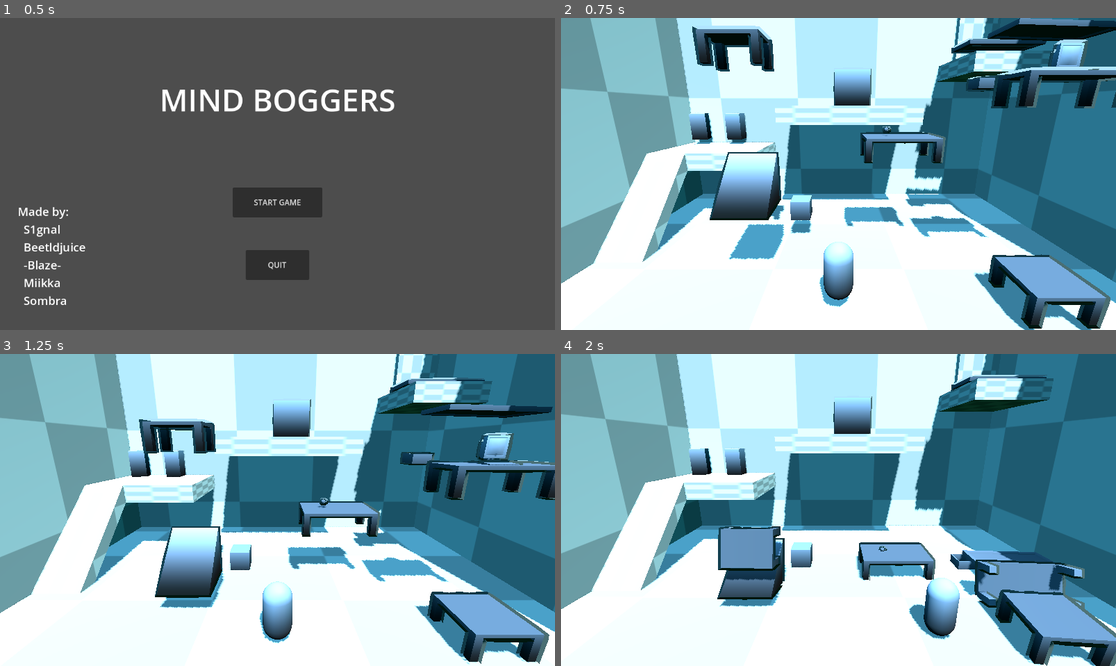
Above: before the commit, frames 1-4 (two rows, left to right).
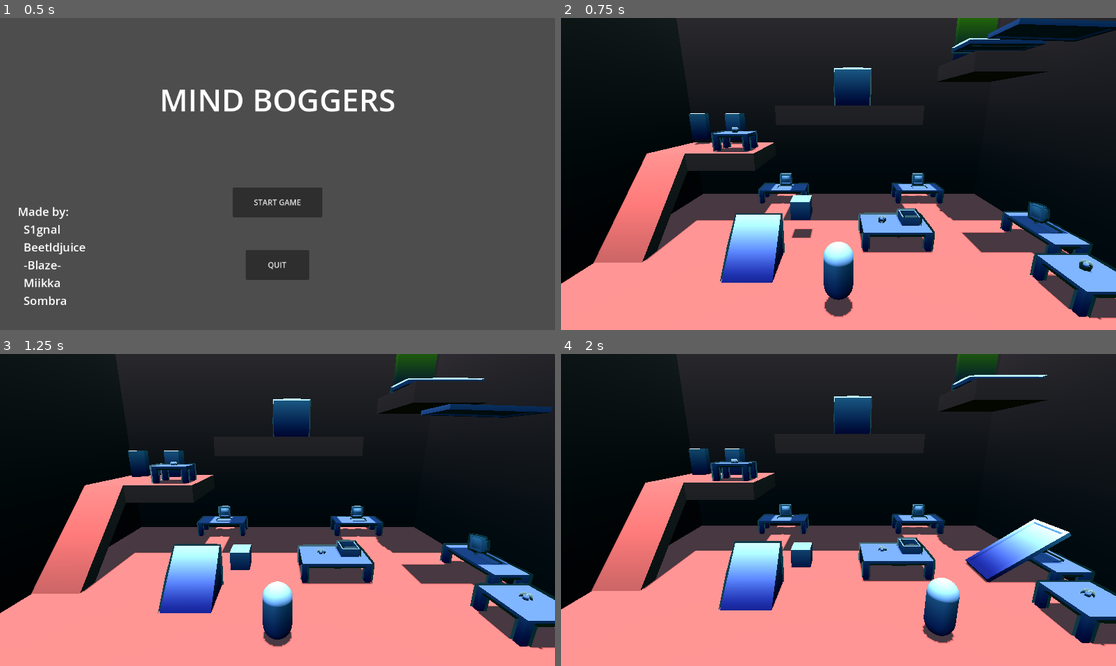
Above: after the commit, the same moments.

Repository: BernardoFPereira/crossing-latidudes_2025
Game: Godot game, scene res://MainMenu.tscn
The game is run twice, just before and just after one commit, with the same random seed, the same clock (stepped at 60 frames per second) and the same inputs.
Inputs (mouse positions are in pixels of both pictures, inside the frame that each line leads up to):
- Up to frame 1 (0.5 s): no input
- Up to frame 2 (0.75 s): click "START GAME" at 0.5 s
- Up to frame 3 (1.25 s): no input
- Up to frame 4 (2 s): move the mouse to (960, 494) at 1.27 s; hold D (move_right) from 1.28 s (still down); tap Space (lift_object) at 1.35 s

Frame 1 is identical in both runs. In frame 2, 97% of the frame differs, in the area x 0-100%, y 0-100%; in frame 3, 98%; in frame 4, 99%.

Commit message:
Level Design v1

Diff:
--- a/Mat_Gradient.tres
+++ b/Mat_Gradient.tres
@@ -5,7 +5,7 @@
 [resource]
 render_priority = 0
 shader = ExtResource("1_rsdlt")
-shader_parameter/color_bottom = Color(0, 0, 0, 1)
+shader_parameter/color_bottom = Color(0, 0, 0.352941, 1)
 shader_parameter/color_top = Color(0.767848, 0.845673, 1, 1)
 shader_parameter/min_height = -1.0
 shader_parameter/max_height = 1.0
--- /dev/null
+++ b/Mat_Gradient_Door.tres
@@ -0,0 +1,11 @@
+[gd_resource type="ShaderMaterial" load_steps=2 format=3 uid="uid://bjr6iqhnu2h6k"]
+
+[ext_resource type="Shader" uid="uid://d2srk2co8x38o" path="res://ShdGradient.gdshader" id="1_k3wua"]
+
+[resource]
+render_priority = 0
+shader = ExtResource("1_k3wua")
+shader_parameter/color_bottom = Color(0, 0, 0.498039, 1)
+shader_parameter/color_top = Color(1, 1, 0, 1)
+shader_parameter/min_height = -2.0
+shader_parameter/max_height = 1.0
--- /dev/null
+++ b/Mat_Gradient_Ground.tres
@@ -0,0 +1,11 @@
+[gd_resource type="ShaderMaterial" load_steps=2 format=3 uid="uid://48he73bkx51t"]
+
+[ext_resource type="Shader" uid="uid://d2srk2co8x38o" path="res://ShdGradient.gdshader" id="1_n03ym"]
+
+[resource]
+render_priority = 0
+shader = ExtResource("1_n03ym")
+shader_parameter/color_bottom = Color(0, 0, 0, 1)
+shader_parameter/color_top = Color(1, 0.360784, 0.317647, 1)
+shader_parameter/min_height = -10.0
+shader_parameter/max_height = 1.0
--- a/level.tscn
+++ b/level.tscn
@@ -1,12 +1,12 @@
-[gd_scene load_steps=48 format=4 uid="uid://cmimn1y5jvm0l"]
+[gd_scene load_steps=47 format=4 uid="uid://cmimn1y5jvm0l"]
 
 [ext_resource type="Script" uid="uid://qf3yjae6so34" path="res://level.gd" id="1_n6hdu"]
 [ext_resource type="Script" uid="uid://dklv762g16xd7" path="res://player.gd" id="1_u52ul"]
 [ext_resource type="Script" uid="uid://b1kfpqn8cmhhl" path="res://character_rig.gd" id="1_vonw3"]
-[ext_resource type="Texture2D" uid="uid://6yn125w6x1es" path="res://CrossingLatitudes3DAssets_Checker.png" id="3_4c15r"]
+[ext_resource type="Material" uid="uid://48he73bkx51t" path="res://Mat_Gradient_Ground.tres" id="2_ait7k"]
+[ext_resource type="Material" uid="uid://bjr6iqhnu2h6k" path="res://Mat_Gradient_Door.tres" id="3_ait7k"]
 [ext_resource type="Script" uid="uid://3gpcnxge0j63" path="res://posessable.gd" id="3_oi3di"]
 [ext_resource type="ArrayMesh" uid="uid://bm3wpcikwab8u" path="res://3D Assets/CL3D_Door.obj" id="4_f2txt"]
-[ext_resource type="Material" uid="uid://dor6v3tff8rb6" path="res://3D Assets/MatChecker.tres" id="5_1ainy"]
 [ext_resource type="Material" uid="uid://7tdhwampti3o" path="res://Mat_Gradient.tres" id="6_ait7k"]
 [ext_resource type="PackedScene" uid="uid://be4xjuh7q06d2" path="res://BasePossessable2.tscn" id="7_n6hdu"]
 [ext_resource type="ArrayMesh" uid="uid://6d06ibgv35mv" path="res://3D Assets/CL3D_BaseCube.obj" id="9_ait7k"]
@@ -23,9 +23,6 @@
 [sub_resource type="BoxShape3D" id="BoxShape3D_1ainy"]
 size = Vector3(22, 12, 1)
 
-[sub_resource type="StandardMaterial3D" id="StandardMaterial3D_aoqsc"]
-albedo_texture = ExtResource("3_4c15r")
-
 [sub_resource type="CapsuleShape3D" id="CapsuleShape3D_vonw3"]
 
 [sub_resource type="CapsuleMesh" id="CapsuleMesh_oi3di"]
@@ -147,55 +144,56 @@
 
 [node name="CSGBox3D" type="CSGBox3D" parent="Blocks"]
 transform = Transform3D(1, 0, 0, 0, 1, 0, 0, 0, 1, 0, -0.4, -0.468506)
-material_override = ExtResource("5_1ainy")
+material_override = ExtResource("2_ait7k")
 use_collision = true
 size = Vector3(22, 1, 16.937)
 
 [node name="CSGBox3D5" type="CSGBox3D" parent="Blocks"]
 transform = Transform3D(1, 0, 0, 0, 1, 0, 0, 0, 1, 11.0652, 10.0101, 0.238042)
-material_override = ExtResource("5_1ainy")
+material_override = ExtResource("2_ait7k")
 use_collision = true
 size = Vector3(0.381836, 21, 16.9276)
 
 [node name="CSGBox3D6" type="CSGBox3D" parent="Blocks"]
 transform = Transform3D(1, 0, 0, 0, 1, 0, 0, 0, 1, -11.02, 10.0833, 0.719632)
-material_override = ExtResource("5_1ainy")
+material_override = ExtResource("2_ait7k")
 use_collision = true
 size = Vector3(0.381836, 21, 17.0927)
 
 [node name="CSGBox3D7" type="CSGBox3D" parent="Blocks"]
 transform = Transform3D(-4.37114e-08, 0, 1, 0, 1, 0, -1, 0, -4.37114e-08, -0.139911, 10.0443, -8.03398)
-material_override = ExtResource("5_1ainy")
+material_override = ExtResource("2_ait7k")
 use_collision = true
 size = Vector3(0.381836, 21, 22.3281)
 
 [node name="CSGBox3D2" type="CSGBox3D" parent="Blocks"]
 transform = Transform3D(1, 0, 0, 0, 1, 0, 0, 0, 1, -7.90391, 3.7427, -5.5)
-material_override = ExtResource("5_1ainy")
+material_override = ExtResource("2_ait7k")
 use_collision = true
 size = Vector3(6.20163, 1, 5)
 
 [node name="CSGBox3D3" type="CSGBox3D" parent="Blocks"]
 transform = Transform3D(1, 0, 0, 0, 1, 0, 0, 0, 1, 0.59893, 6.3427, -5.5)
-material_override = ExtResource("5_1ainy")
+material_override = ExtResource("2_ait7k")
 use_collision = true
 size = Vector3(8.03972, 1, 5)
 
 [node name="CSGBox3D8" type="CSGBox3D" parent="Blocks"]
 transform = Transform3D(1, 0, 0, 0, 1, 0, 0, 0, 1, 8.96879, 9.0427, -5.5)
-material_override = ExtResource("5_1ainy")
+material_override = ExtResource("2_ait7k")
 use_collision = true
 size = Vector3(3.9, 1, 5)
 
 [node name="CSGBox3D4" type="CSGBox3D" parent="Blocks"]
 transform = Transform3D(1, 0, 0, 0, 1, 0, 0, 0, 1, 9.20967, 11.5718, -7.68285)
-material_override = SubResource("StandardMaterial3D_aoqsc")
+material_override = ExtResource("3_ait7k")
 use_collision = true
 size = Vector3(2.4939, 4.17584, 0.498535)
+material = ExtResource("3_ait7k")
 
 [node name="CSGPolygon3D" type="CSGPolygon3D" parent="Blocks"]
 transform = Transform3D(-4.37114e-08, 0, 1, 0, 1, 0, -1, 0, -4.37114e-08, -8.68678, 2.23235, -1.99643)
-material_override = ExtResource("5_1ainy")
+material_override = ExtResource("2_ait7k")
 use_collision = true
 polygon = PackedVector2Array(-3.20877, -2.10264, 0.995761, 2.00569, 1, 1, -2.29129, -2.10402)
 depth = 2.3
@@ -232,7 +230,7 @@
 environment = SubResource("Environment_oi3di")
 
 [node name="DirectionalLight3D" type="DirectionalLight3D" parent="."]
-transform = Transform3D(0.786771, -0.605302, 0.120832, 0.25, 0.491482, 0.834233, -0.564351, -0.626143, 0.538009, -6.09842, 12, 5.13059)
+transform = Transform3D(1, 0, 0, 0, -4.37114e-08, 0.999999, 0, -1, -4.37114e-08, -6.09842, 12, -5.06941)
 shadow_enabled = true
 
 [node name="Posessables" type="Node" parent="."]
@@ -330,7 +328,7 @@
 shape = SubResource("ConvexPolygonShape3D_mleqk")
 
 [node name="Possessable2" parent="Posessables" instance=ExtResource("7_n6hdu")]
-transform = Transform3D(1, 0, 0, 0, 1, 0, 0, 0, 1, 7.4, 7.9, 1.9)
+transform = Transform3D(-4.37114e-08, 0, -1, 0, 1, 0, 1, 0, -4.37114e-08, 10.2, 1.1, -0.7)
 
 [node name="MeshInstance3D" parent="Posessables/Possessable2" index="0"]
 mesh = ExtResource("10_42xju")
@@ -350,7 +348,7 @@
 shape = SubResource("ConvexPolygonShape3D_sl4om")
 
 [node name="Possessable4" parent="Posessables" instance=ExtResource("7_n6hdu")]
-transform = Transform3D(1, 0, 0, 0, 1, 0, 0, 0, 1, 6.6, 7.9, -1.2)
+transform = Transform3D(1, 0, 0, 0, 1, 0, 0, 0, 1, 3.6, 1.4, -0.9)
 
 [node name="MeshInstance3D" parent="Posessables/Possessable4" index="0"]
 mesh = ExtResource("11_v7sqt")
@@ -360,7 +358,7 @@
 shape = SubResource("ConvexPolygonShape3D_dtg4e")
 
 [node name="Possessable5" parent="Posessables" instance=ExtResource("7_n6hdu")]
-transform = Transform3D(1, 0, 0, 0, 1, 0, 0, 0, 1, 7.3, 7.9, 2.5)
+transform = Transform3D(-4.37114e-08, 0, -1, 0, 1, 0, 1, 0, -4.37114e-08, 10.1, 1.1, -0.1)
 
 [node name="MeshInstance3D" parent="Posessables/Possessable5" index="0"]
 mesh = ExtResource("12_ilwjd")
@@ -370,7 +368,7 @@
 shape = SubResource("ConvexPolygonShape3D_ut2i6")
 
 [node name="Possessable6" parent="Posessables" instance=ExtResource("7_n6hdu")]
-transform = Transform3D(1, 0, 0, 0, 1, 0, 0, 0, 1, 2.2, 5.8, -0.8)
+transform = Transform3D(1, 0, 0, 0, 1, 0, 0, 0, 1, 2.2, 1.3, -0.8)
 
 [node name="MeshInstance3D" parent="Posessables/Possessable6" index="0"]
 mesh = ExtResource("13_y3bce")
@@ -379,8 +377,28 @@
 [node name="CollisionShape3D" type="CollisionShape3D" parent="Posessables/Possessable6"]
 shape = SubResource("ConvexPolygonShape3D_0mnfp")
 
+[node name="Possessable19" parent="Posessables" instance=ExtResource("7_n6hdu")]
+transform = Transform3D(1, 0, 0, 0, 1, 0, 0, 0, 1, -6.3, 5.5, -4.4)
+
+[node name="MeshInstance3D" parent="Posessables/Possessable19" index="0"]
+mesh = ExtResource("13_y3bce")
+surface_material_override/0 = ExtResource("6_ait7k")
+
+[node name="CollisionShape3D" type="CollisionShape3D" parent="Posessables/Possessable19"]
+shape = SubResource("ConvexPolygonShape3D_0mnfp")
+
+[node name="Possessable12" parent="Posessables" instance=ExtResource("7_n6hdu")]
+transform = Transform3D(1, 0, 0, 0, 1, 0, 0, 0, 1, 8.9, 1.3, 3)
+
+[node name="MeshInstance3D" parent="Posessables/Possessable12" index="0"]
+mesh = ExtResource("13_y3bce")
+surface_material_override/0 = ExtResource("6_ait7k")
+
+[node name="CollisionShape3D" type="CollisionShape3D" parent="Posessables/Possessable12"]
+shape = SubResource("ConvexPolygonShape3D_0mnfp")
+
 [node name="Possessable7" parent="Posessables" instance=ExtResource("7_n6hdu")]
-transform = Transform3D(-4.37114e-08, 0, -1, 0, 1, 0, 1, 0, -4.37114e-08, -3.6, 4, 1.5)
+transform = Transform3D(-4.37114e-08, 0, -1, 0, 1, 0, 1, 0, -4.37114e-08, -3.6, 1.2, 1.5)
 
 [node name="MeshInstance3D" parent="Posessables/Possessable7" index="0"]
 mesh = ExtResource("14_u3yai")
@@ -390,7 +408,7 @@
 shape = SubResource("ConvexPolygonShape3D_qw2y7")
 
 [node name="Possessable8" parent="Posessables" instance=ExtResource("7_n6hdu")]
-transform = Transform3D(1, 0, 0, 0, 1, 0, 0, 0, 1, 6.8, 1.5, 3.7)
+transform = Transform3D(1, 0, 0, 0, 1, 0, 0, 0, 1, 8.9, 1.2, 3.1)
 
 [node name="MeshInstance3D" parent="Posessables/Possessable8" index="0"]
 mesh = ExtResource("15_fj6e6")
@@ -400,7 +418,7 @@
 shape = SubResource("ConvexPolygonShape3D_uuqa8")
 
 [node name="Possessable9" parent="Posessables" instance=ExtResource("7_n6hdu")]
-transform = Transform3D(1, 0, 0, 0, 1, 0, 0, 0, 1, 2.8, 5.6, -0.7)
+transform = Transform3D(1, 0, 0, 0, 1, 0, 0, 0, 1, 2.8, 1.1, -0.7)
 
 [node name="MeshInstance3D" parent="Posessables/Possessable9" index="0"]
 mesh = ExtResource("16_2h3vt")
@@ -410,7 +428,7 @@
 shape = SubResource("ConvexPolygonShape3D_samc1")
 
 [node name="Possessable10" parent="Posessables" instance=ExtResource("7_n6hdu")]
-transform = Transform3D(1, 0, 0, 0, 1, 0, 0, 0, 1, -3.6, 9.3, 1.1)
+transform = Transform3D(1, 0, 0, 0, 1, 0, 0, 0, 1, -6.3, 5.4, -4.4)
 
 [node name="MeshInstance3D" parent="Posessables/Possessable10" index="0"]
 mesh = ExtResource("17_yjxuc")
@@ -420,13 +438,73 @@
 shape = SubResource("ConvexPolygonShape3D_oaehd")
 
 [node name="Possessable11" parent="Posessables" instance=ExtResource("7_n6hdu")]
-transform = Transform3D(1, 0, 0, 0, 1, 0, 0, 0, 1, 7.2, 7.9, 2.3)
+transform = Transform3D(-4.37114e-08, 0, -1, 0, 1, 0, 1, 0, -4.37114e-08, 10, 1.1, -0.3)
 
 [node name="MeshInstance3D" parent="Posessables/Possessable11" index="0"]
 mesh = ExtResource("18_hvubb")
 surface_material_override/0 = ExtResource("6_ait7k")
 
 [node name="CollisionShape3D" type="CollisionShape3D" parent="Posessables/Possessable11"]
+shape = SubResource("ConvexPolygonShape3D_f8y3u")
+
+[node name="Possessable13" parent="Posessables" instance=ExtResource("7_n6hdu")]
+transform = Transform3D(1, 0, 0, 0, 1, 0, 0, 0, 1, 5.9, 1.1, -7)
+
+[node name="MeshInstance3D" parent="Posessables/Possessable13" index="0"]
+mesh = ExtResource("10_42xju")
+surface_material_override/0 = ExtResource("6_ait7k")
+
+[node name="CollisionShape3D" type="CollisionShape3D" parent="Posessables/Possessable13"]
+shape = SubResource("ConvexPolygonShape3D_6btg4")
+
+[node name="Possessable14" parent="Posessables" instance=ExtResource("7_n6hdu")]
+transform = Transform3D(1, 0, 0, 0, 1, 0, 0, 0, 1, 5.9, 1.1, -6.4)
+
+[node name="MeshInstance3D" parent="Posessables/Possessable14" index="0"]
+mesh = ExtResource("12_ilwjd")
+surface_material_override/0 = ExtResource("6_ait7k")
+
+[node name="CollisionShape3D" type="CollisionShape3D" parent="Posessables/Possessable14"]
+shape = SubResource("ConvexPolygonShape3D_ut2i6")
+
+[node name="Possessable15" parent="Posessables" instance=ExtResource("7_n6hdu")]
+transform = Transform3D(1, 0, 0, 0, 1, 0, 0, 0, 1, 5.8, 1.1, -6.6)
+
+[node name="MeshInstance3D" parent="Posessables/Possessable15" index="0"]
+mesh = ExtResource("18_hvubb")
+surface_material_override/0 = ExtResource("6_ait7k")
+
+[node name="CollisionShape3D" type="CollisionShape3D" parent="Posessables/Possessable15"]
+shape = SubResource("ConvexPolygonShape3D_f8y3u")
+
+[node name="Possessable16" parent="Posessables" instance=ExtResource("7_n6hdu")]
+transform = Transform3D(1, 0, 0, 0, 1, 0, 0, 0, 1, -3.9, 1.1, -7)
+
+[node name="MeshInstance3D" parent="Posessables/Possessable16" index="0"]
+mesh = ExtResource("10_42xju")
+surface_material_override/0 = ExtResource("6_ait7k")
+
+[node name="CollisionShape3D" type="CollisionShape3D" parent="Posessables/Possessable16"]
+shape = SubResource("ConvexPolygonShape3D_6btg4")
+
+[node name="Possessable17" parent="Posessables" instance=ExtResource("7_n6hdu")]
+transform = Transform3D(1, 0, 0, 0, 1, 0, 0, 0, 1, -3.9, 1.1, -6.4)
+
+[node name="MeshInstance3D" parent="Posessables/Possessable17" index="0"]
+mesh = ExtResource("12_ilwjd")
+surface_material_override/0 = ExtResource("6_ait7k")
+
+[node name="CollisionShape3D" type="CollisionShape3D" parent="Posessables/Possessable17"]
+shape = SubResource("ConvexPolygonShape3D_ut2i6")
+
+[node name="Possessable18" parent="Posessables" instance=ExtResource("7_n6hdu")]
+transform = Transform3D(1, 0, 0, 0, 1, 0, 0, 0, 1, -4, 1.1, -6.6)
+
+[node name="MeshInstance3D" parent="Posessables/Possessable18" index="0"]
+mesh = ExtResource("18_hvubb")
+surface_material_override/0 = ExtResource("6_ait7k")
+
+[node name="CollisionShape3D" type="CollisionShape3D" parent="Posessables/Possessable18"]
 shape = SubResource("ConvexPolygonShape3D_f8y3u")
 
 [node name="CanvasLayer" type="CanvasLayer" parent="."]
@@ -537,8 +615,16 @@
 [editable path="Posessables/Possessable4"]
 [editable path="Posessables/Possessable5"]
 [editable path="Posessables/Possessable6"]
+[editable path="Posessables/Possessable19"]
+[editable path="Posessables/Possessable12"]
 [editable path="Posessables/Possessable7"]
 [editable path="Posessables/Possessable8"]
 [editable path="Posessables/Possessable9"]
 [editable path="Posessables/Possessable10"]
 [editable path="Posessables/Possessable11"]
+[editable path="Posessables/Possessable13"]
+[editable path="Posessables/Possessable14"]
+[editable path="Posessables/Possessable15"]
+[editable path="Posessables/Possessable16"]
+[editable path="Posessables/Possessable17"]
+[editable path="Posessables/Possessable18"]
